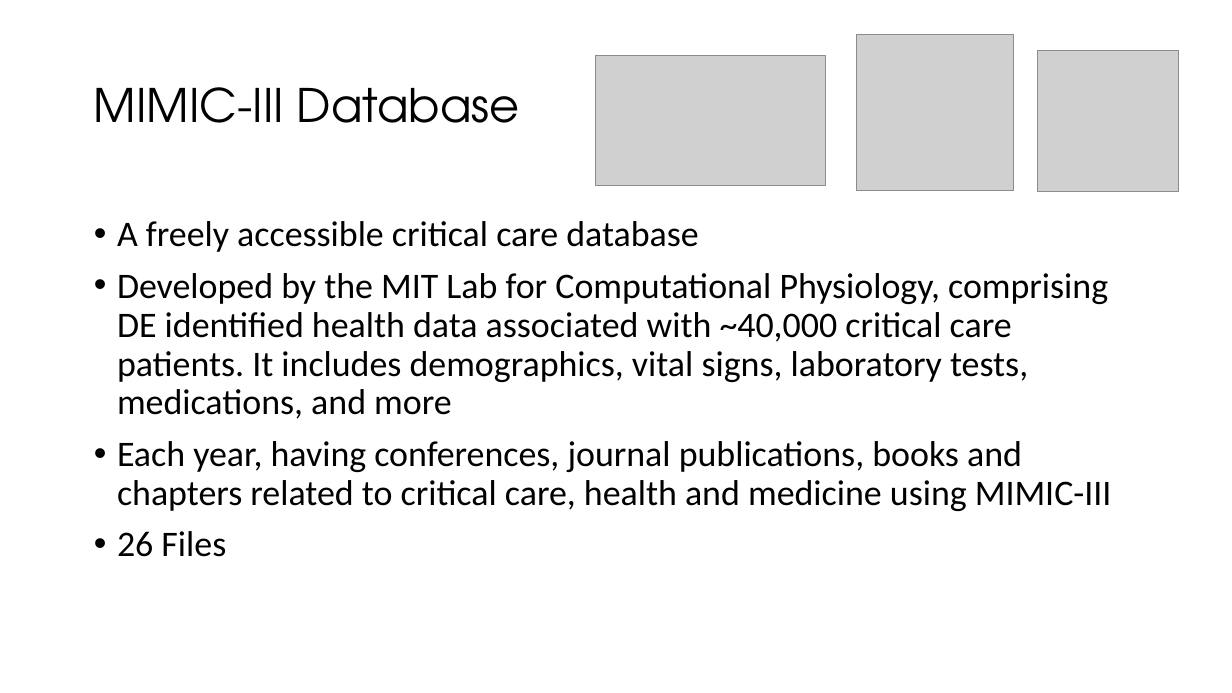
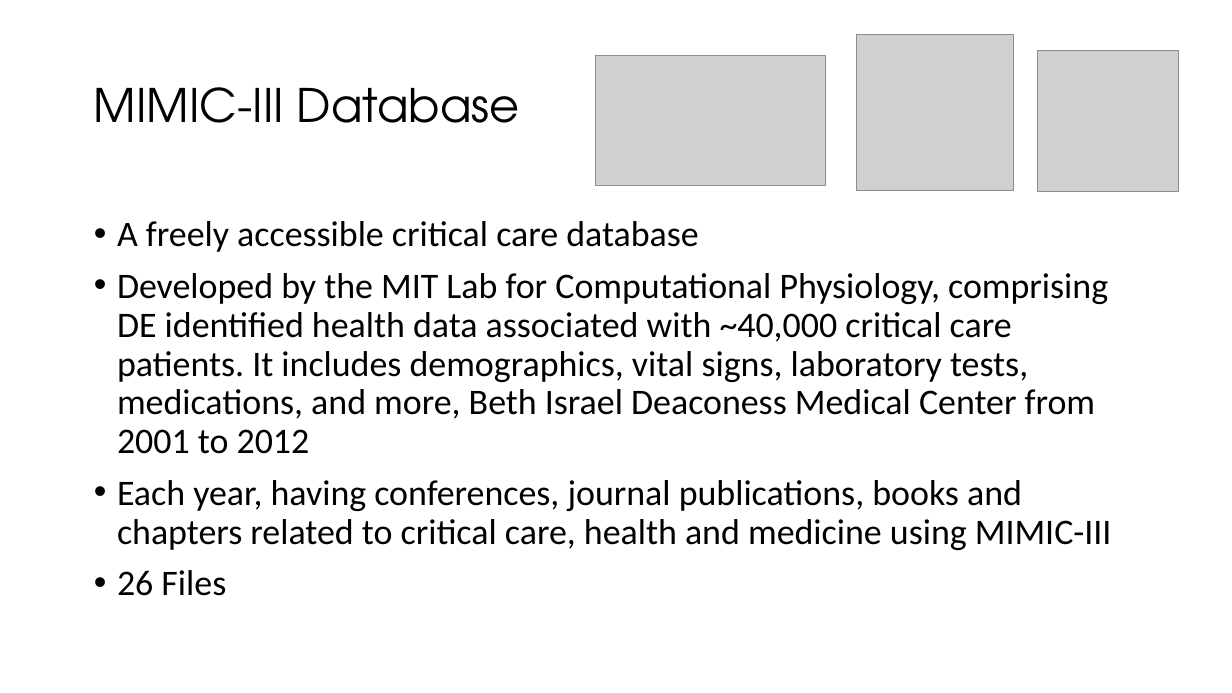
Before and after one commit to fmqbl/Predicting-Post-Procedural-Complications-Using-MIMICIII, a slide deck: slide 10 of ClinicalOutcomes.pptx. Drawn at 1232x693 pixels with LibreOffice and Linux fonts; fonts in the diff are those of the drawing; grey boxes stand for pictures. Boxes give left, top, right and bottom in pixels: in the first picture for what was removed or moved away, otherwise in the second. Text is boxed around its words. In the diff, an @@ line names an element or a change of style, - is before the commit and + after.

```diff
--- a/ClinicalOutcomes.pptx
+++ b/ClinicalOutcomes.pptx
@@ text at bbox=[117, 273, 1108, 454]: text changed @@
-• Developed by the MIT Lab for Computational Physiology, comprising DE identified health data associated with ~40,000 critical care patients. It includes demographics, vital signs, laboratory tests, medications, and more
+• Developed by the MIT Lab for Computational Physiology, comprising DE identified health data associated with ~40,000 critical care patients. It includes demographics, vital signs, laboratory tests, medications, and more, Beth Israel Deaconess Medical Center from 2001 to 2012
```
Also in this commit, not shown: 11 other slides changed, 2 slides added, 8 other files.
